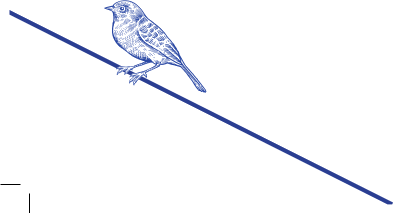
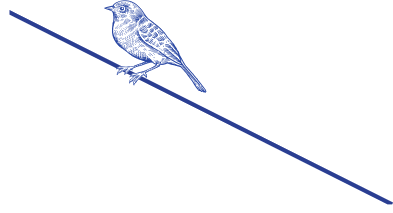
The second 393 × 213 image is a revision of the first. Changes to its layers:
painted on "Arrière-plan" over (x1=0, y1=184, x2=30, y2=213)
